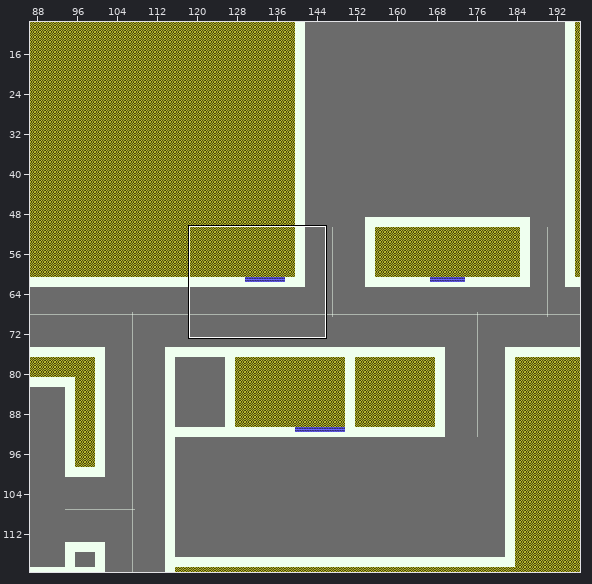
One commit to this Tiled map: Assets/Graphics/Maps/Gray Box/RetailGraybox.tmx. Above: a wide view before the commit, with the close-up outlined.
Close-up. Before the edit:
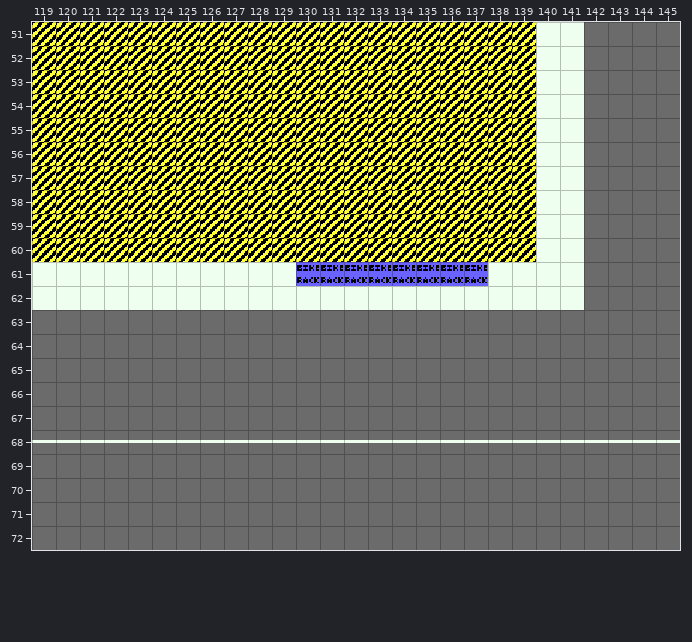
Cells are 16x16 px. Shown: x 119..145, y 51..72. The commit also changed other parts of the map, which this record leaves out. The old version is drawn lined up with the new one.
New version:
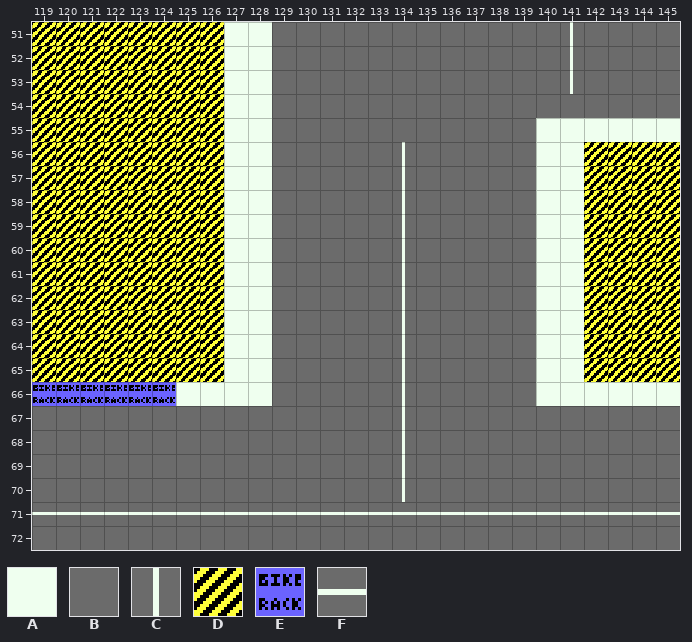
Key: from "Debug": A 0, B 2, C 3, D 4, E 6, F 7.
_ is an empty cell.
Commit: Implemented Bike animations and rescaled map
From old to new:
map size 210x140 -> 196x126 cells (old content now starts at 0,-19; both pictures use the new coordinates)
Layer "Graybox/GrayBox":
Tile B gives way to one hidden under a higher layer in row 66 at x 119 to 124.
Tile B becomes tile A in row 55 at x 142 to 145; in rows 63 to 65 at x 127 to 128 and 140 to 141; in row 66 at x 125 to 128 and 140 to 145.
Tile D becomes tile A in rows 51 to 60 at x 127 to 128.
The author put tile B in row 61 at x 130 to 133 and 135 to 137.
Tile A becomes tile B in rows 51 to 53 at x 140; in row 54 at x 140 to 141; in row 61 at x 129 and 138 to 139; in row 62 at x 129 to 133 and 135 to 139.
Tile D becomes tile B in rows 51 to 55 at x 129 to 139; in rows 56 to 60 at x 129 to 133 and 135 to 139.
Tile F becomes tile B in row 68 at x 119 to 133 and 135 to 145.
The author put tile C in row 61 at x 134.
Tile A becomes tile C in rows 51 to 53 at x 141; in row 62 at x 134.
Tile B becomes tile C in rows 63 to 67 at x 134; in rows 69 to 70 at x 134.
Tile D becomes tile C in rows 56 to 60 at x 134.
Tile F becomes tile C in row 68 at x 134.
Tile A becomes tile D in rows 61 to 62 at x 119 to 126.
Tile B becomes tile D in rows 56 to 62 at x 142 to 145; in rows 63 to 65 at x 119 to 126 and 142 to 145.
Tile B becomes tile F in row 71 at x 119 to 145.
Layer "Graybox/Bike Racks":
The author put tile E in row 66 at x 119 to 124.
The edit erases tile E in row 61 at x 130 to 137.
